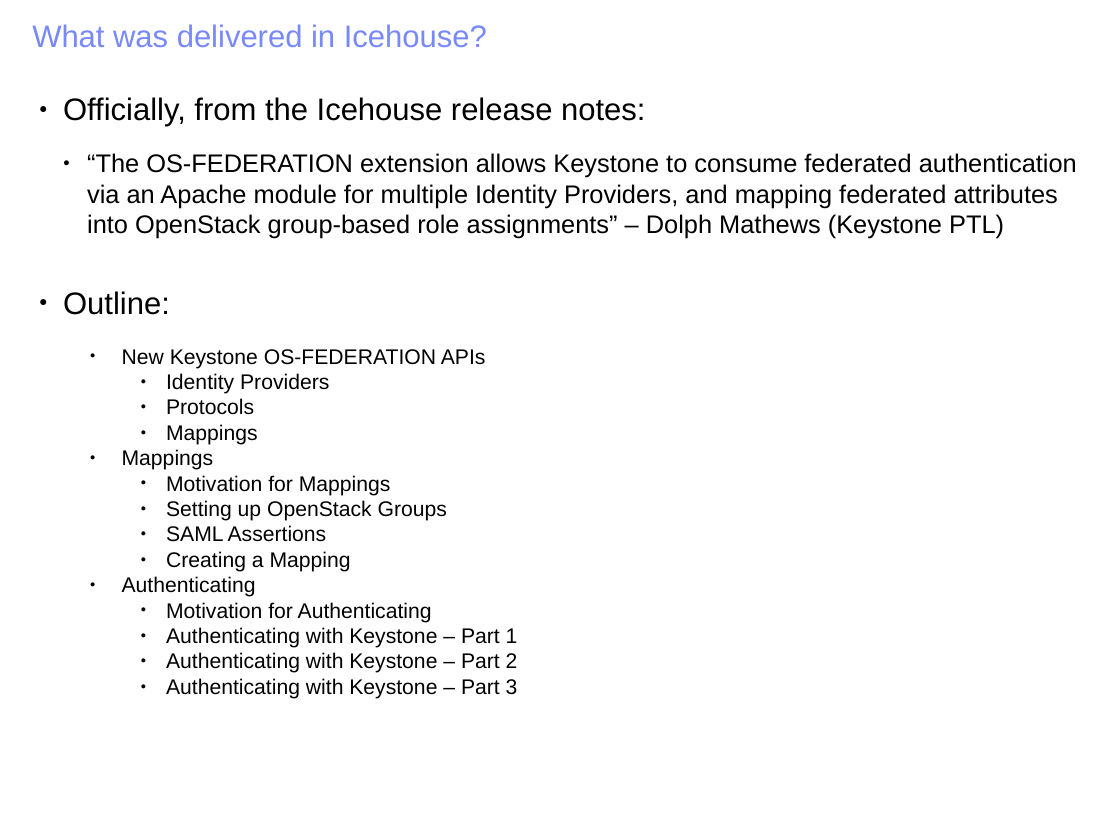
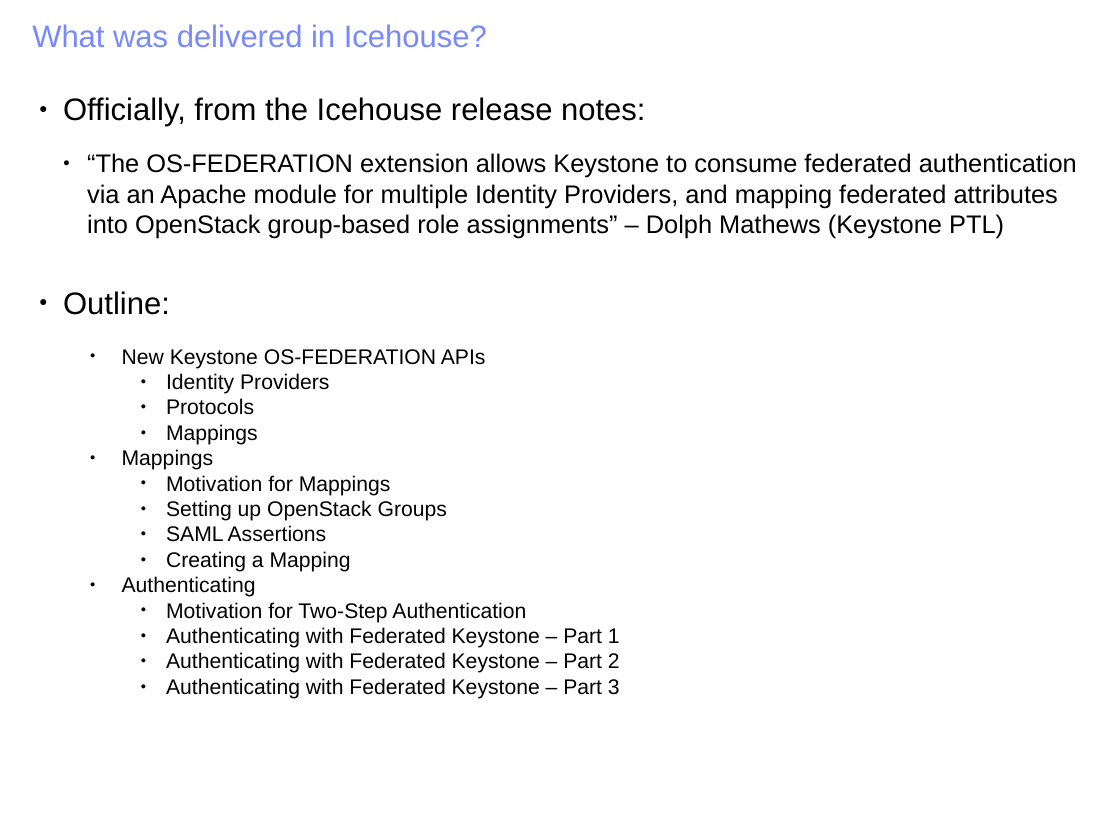
Before and after one commit to joesavak/OpenStackFederation, a slide deck: slide 13 of os-federation.odp. Drawn at 1120x840 pixels with LibreOffice and Linux fonts; fonts in the diff are those of the drawing. Boxes give left, top, right and bottom in pixels: in the first picture for what was removed or moved away, otherwise in the second. Text is boxed around its words. In the diff, an @@ line names an element or a change of style, - is before the commit and + after.

```diff
--- a/os-federation.odp
+++ b/os-federation.odp
@@ text at [166, 602, 620, 699]: text changed @@
-    ● Motivation for Authenticating
-    ● Authenticating with Keystone – Part 1
-    ● Authenticating with Keystone – Part 2
-    ● Authenticating with Keystone – Part 3
+    ● Motivation for Two-Step Authentication
+    ● Authenticating with Federated Keystone – Part 1
+    ● Authenticating with Federated Keystone – Part 2
+    ● Authenticating with Federated Keystone – Part 3
```
Also in this commit, not shown: 8 other slides changed.
